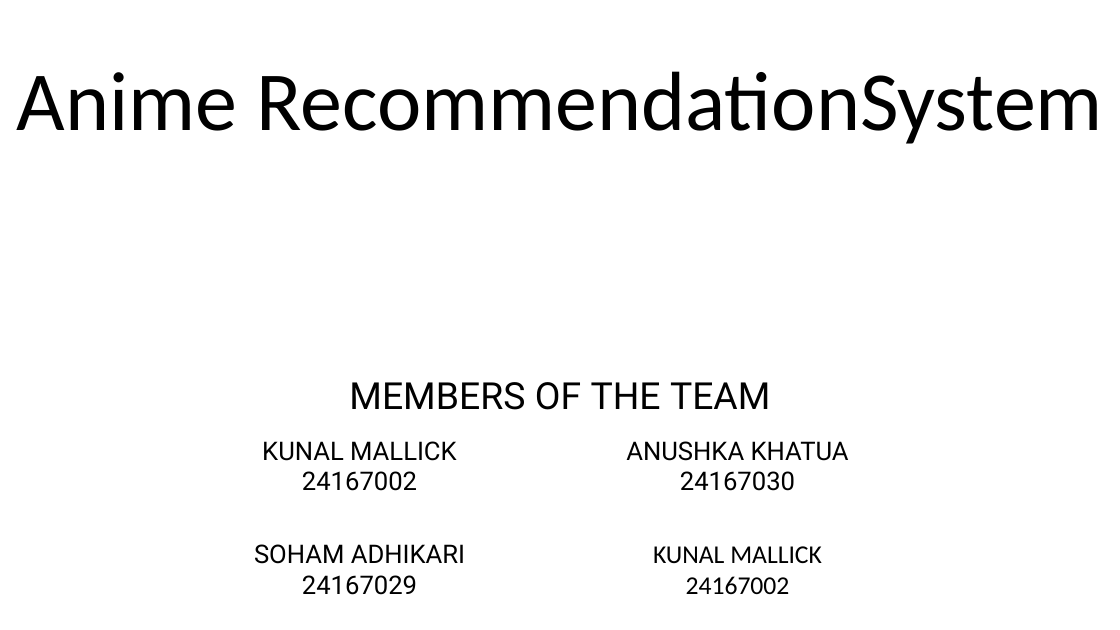
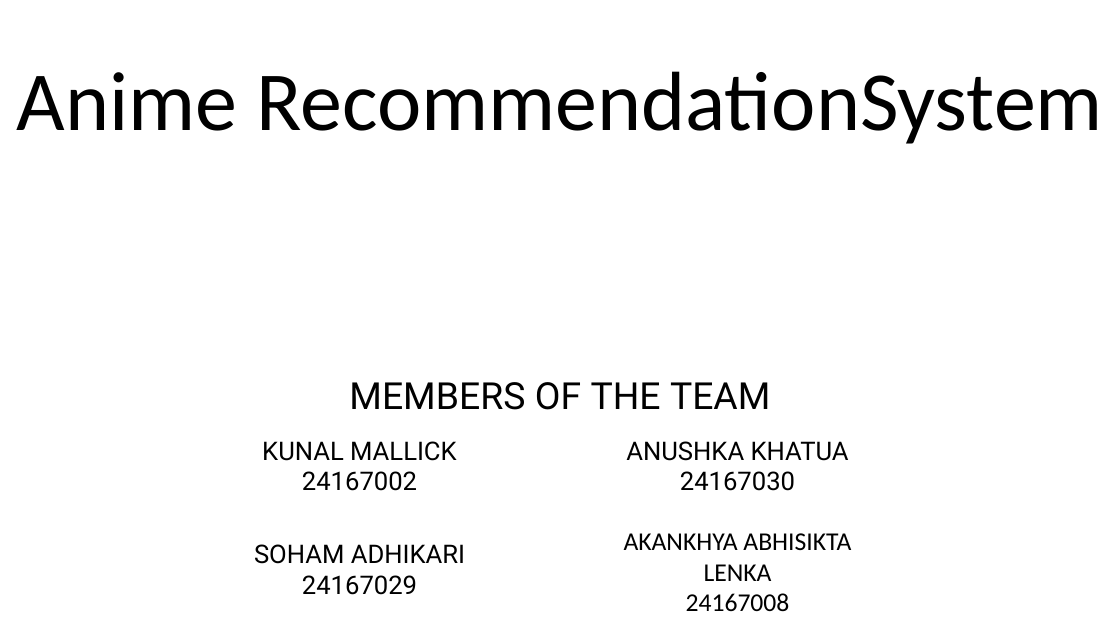
Before and after one commit to kunal-mallick/Anime_Recommendations_System, a slide deck: slide 1 of ARS Presentation.pptx. Drawn at 1120x630 pixels with LibreOffice and Linux fonts; fonts in the diff are those of the drawing. Boxes give left, top, right and bottom in pixels: in the first picture for what was removed or moved away, otherwise in the second. Text is boxed around its words. In the diff, an @@ line names an element or a change of style, - is before the commit and + after.

Commit message:
ppt completed

```diff
--- a/ARS Presentation.pptx
+++ b/ARS Presentation.pptx
@@ text at (624,533,851,612): text changed @@
-KUNAL MALLICK
-24167002
+AKANKHYA ABHISIKTA LENKA
+24167008
```
Also in this commit, not shown: 12 slides added, 1 slide removed, 7 other files.
